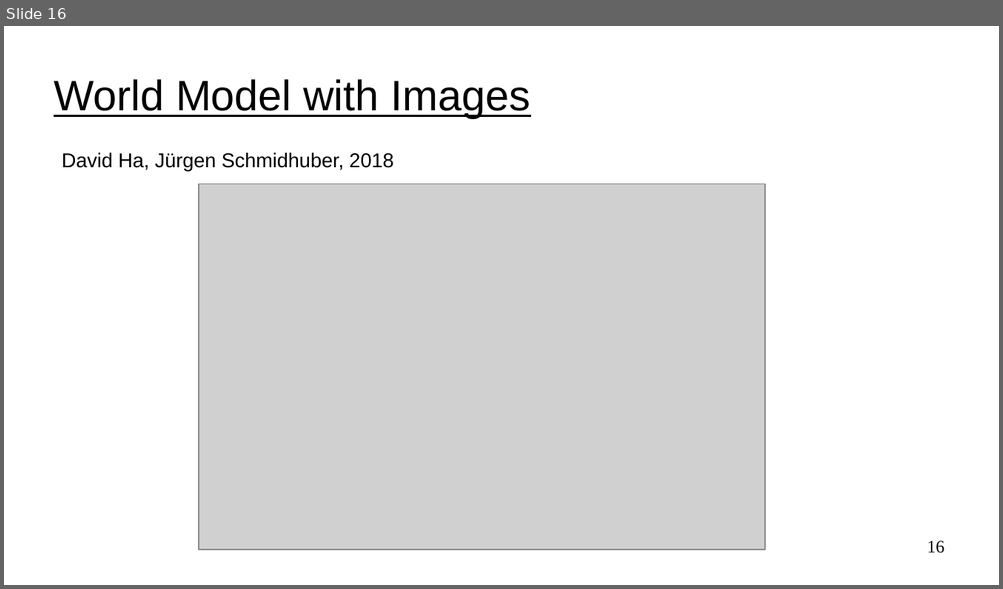
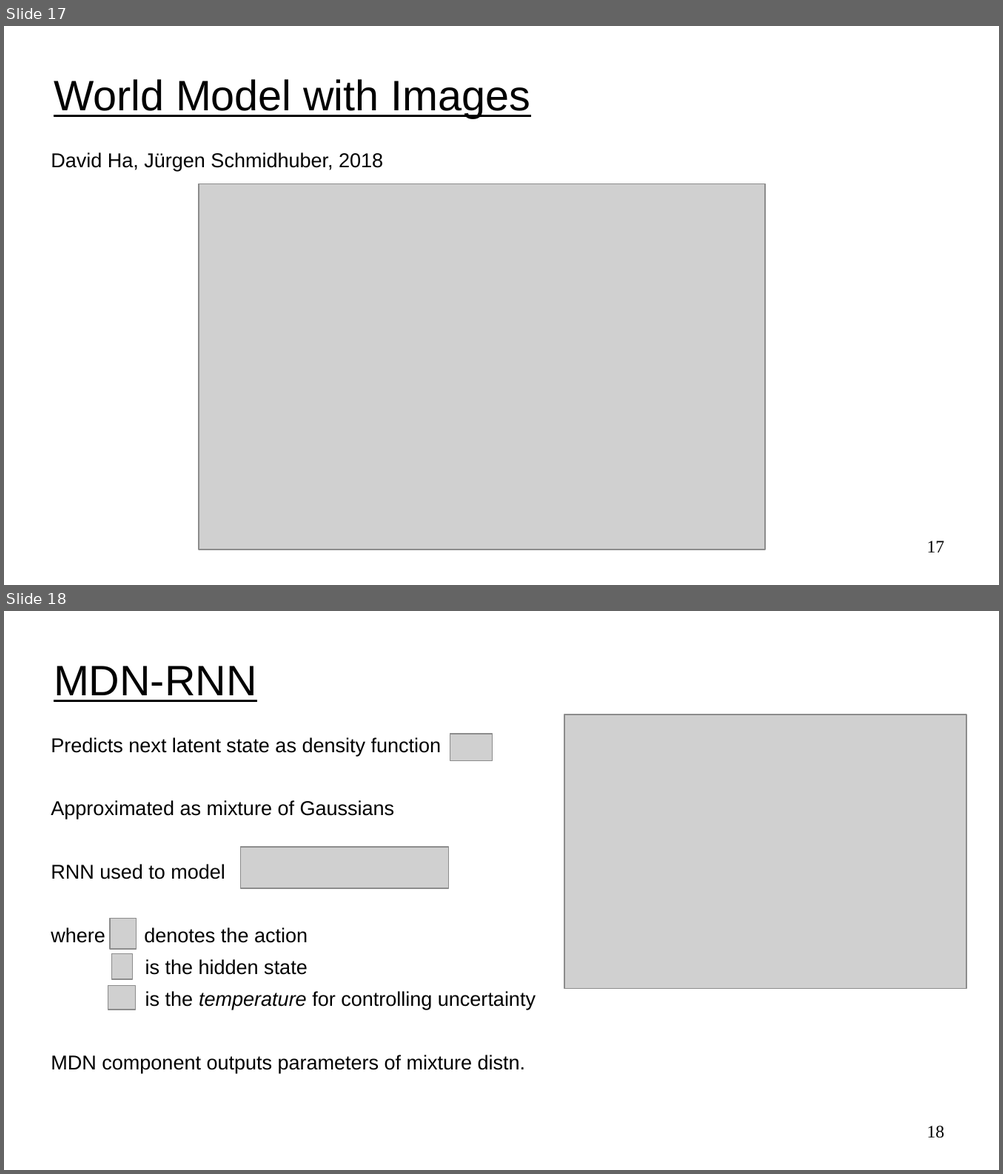
Before and after one commit to jackburke12/applied_reinforcement_learning, a slide deck: 10_model_based_rl/model_based_rl.ppt. Shown one above the other, each under a label of ours: slide 16 before the commit, slides 17 and 18 after it. The pictures are 1003x589 and 1003x1174 pixels, drawn with LibreOffice and Linux fonts; fonts in the diff are those of the drawing; grey boxes stand for pictures. Boxes give left, top, right and bottom in pixels: in the first picture for what was removed or moved away, otherwise in the second. Text is boxed around its words. In the diff, an @@ line names an element or a change of style, - is before the commit and + after.

Commit message:
added to model based rl slides

```diff
--- a/10_model_based_rl/model_based_rl.ppt
+++ b/10_model_based_rl/model_based_rl.ppt
@@ slide 18 added at [4, 611, 999, 1170], background #FFFFFF @@
@@ title added at [54, 666, 257, 702], 34 pt, text #000000, underline @@
+MDN-RNN
@@ picture added at [564, 715, 966, 989] @@
@@ text added at [51, 738, 535, 1073], 16 pt, text #000000 @@
+Predicts next latent state as density function
+Approximated as mixture of Gaussians
+RNN used to model
+where denotes the action
+is the hidden state
+is the temperature for controlling uncertainty
+MDN component outputs parameters of mixture distn.
@@ picture added at [449, 734, 492, 760] @@
@@ picture added at [241, 848, 449, 889] @@
@@ picture added at [110, 919, 136, 949] @@
@@ picture added at [111, 955, 132, 980] @@
@@ picture added at [108, 986, 135, 1011] @@
@@ page number added at [927, 1126, 945, 1139], 14 pt, text #000000 @@
+18
@@ what was slide 16 is now slide 17 @@
@@ slide 17 changed as well @@
@@ text "David Ha, Jürgen Schmidhuber, 2018": place and size @@
-text "David Ha, Jürgen Schmidhuber, 2018" at [62, 153, 393, 171]
+text "David Ha, Jürgen Schmidhuber, 2018" at [51, 153, 383, 171]
@@ page number at [927, 541, 945, 553]: text changed @@
-16
+17
```
Also in this commit, not shown: 4 other slides changed, 3 other slides added, 1 other file.
